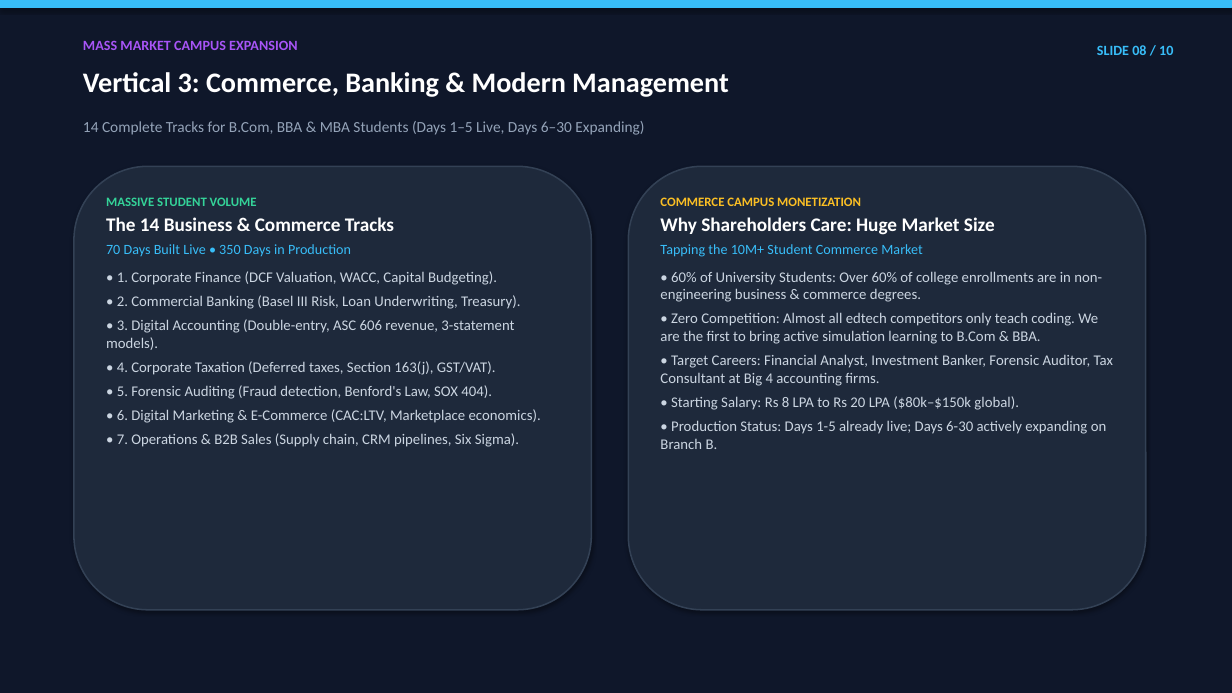
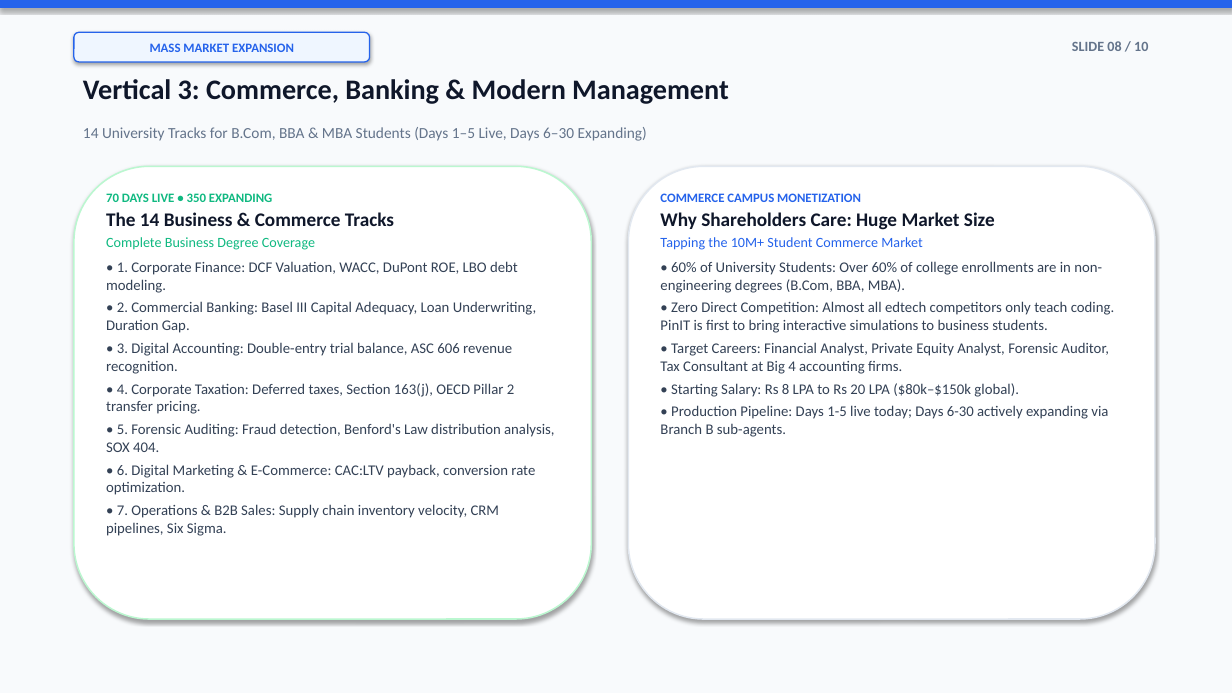
Before and after one commit to Vinay-N-Kashyap/Present-Career-os, a slide deck: slide 8 of docs/PINIT_CURRICULUM_AND_PRODUCT_10_SLIDE_PITCH_DECK.pptx. Drawn at 1232x693 pixels with LibreOffice and Linux fonts; fonts in the diff are those of the drawing. Boxes give left, top, right and bottom in pixels: in the first picture for what was removed or moved away, otherwise in the second. Text is boxed around its words. In the diff, an @@ line names an element or a change of style, - is before the commit and + after.

Commit message:
feat(presentation): redesign pitch deck with executive light theme, big KPI stats, and clean visual cards (TASK-688)

```diff
--- a/docs/PINIT_CURRICULUM_AND_PRODUCT_10_SLIDE_PITCH_DECK.pptx
+++ b/docs/PINIT_CURRICULUM_AND_PRODUCT_10_SLIDE_PITCH_DECK.pptx
@@ rectangle at (0,0,1232,693): fill #0F172A to #F8FAFC; outline #0F172A 0.75 pt to #F8FAFC 0.75 pt @@
@@ rectangle at (0,0,1232,7): fill #38BDF8 to #2563EB; outline #38BDF8 0.75 pt to #2563EB 0.75 pt @@
@@ rounded rectangle "MASS MARKET EXPANSION": place and size @@
-rounded rectangle "MASS MARKET EXPANSION" at (83,40,297,50)
+rounded rectangle "MASS MARKET EXPANSION" at (74,32,370,62)
@@ rounded rectangle "MASS MARKET EXPANSION" at (74,32,370,62): vertical alignment top to middle; fill none to #EFF6FF; outline none to #2563EB 1 pt; shadow on @@
@@ text in rounded rectangle at (150,43,294,52): text changed; size 11 to 10 pt; text colour #A855F7 to #2563EB @@
-MASS MARKET CAMPUS EXPANSION
+MASS MARKET EXPANSION
@@ text "SLIDE 08 / 10": place and size @@
-text "SLIDE 08 / 10" at (1097,45,1173,55)
+text "SLIDE 08 / 10" at (1072,41,1148,51)
@@ text "SLIDE 08 / 10" at (1072,41,1148,51): text colour #38BDF8 to #64748B @@
@@ text "Vertical 3: Commerce, Banking & ...": place and size @@
-text "Vertical 3: Commerce, Banking & ..." at (83,72,729,97)
+text "Vertical 3: Commerce, Banking & ..." at (83,79,729,104)
@@ text "Vertical 3: Commerce, Banking & ..." at (83,79,729,104): text colour #FFFFFF to #0F172A @@
@@ text at (83,127,647,141): text changed; text colour #94A3B8 to #64748B @@
-14 Complete Tracks for B.Com, BBA & MBA Students (Days 1–5 Live, Days 6–30 Expanding)
+14 University Tracks for B.Com, BBA & MBA Students (Days 1–5 Live, Days 6–30 Expanding)
@@ rounded rectangle: place and size @@
-rounded rectangle at (74,166,592,610)
+rounded rectangle at (74,166,592,619)
@@ rounded rectangle at (74,166,592,619): fill #1E293B to #FFFFFF; outline #334155 1.2 pt to #BBF7D0 1.2 pt @@
@@ rounded rectangle: place and size @@
-rounded rectangle at (628,166,1146,610)
+rounded rectangle at (628,166,1155,619)
@@ rounded rectangle at (628,166,1155,619): fill #1E293B to #FFFFFF; outline #334155 1.2 pt to #E2E8F0 1.2 pt @@
@@ text at (106,193,272,202): text changed; text colour #34D399 to #10B981 @@
-MASSIVE STUDENT VOLUME
+70 DAYS LIVE • 350 EXPANDING
@@ text at (660,193,1019,397): text colour #FBBF24 to #2563EB in "COMMERCE CAMPUS MONETIZATION"; text colour #FFFFFF to #0F172A in "Why Shareholders Care: Huge Market Size"; text colour #38BDF8 to #2563EB in "Tapping the 10M+ Student Commerce Market"; text colour #CBD5E1 to #334155 in "• Starting Salary: Rs 8 LPA to ..."; less space between paragraphs @@
@@ text at (106,237,554,536): text changed; text colour #CBD5E1 to #334155 @@
-70 Days Built Live • 350 Days in Production
-• 1. Corporate Finance (DCF Valuation, WACC, Capital Budgeting).
-• 2. Commercial Banking (Basel III Risk, Loan Underwriting, Treasury).
-• 3. Digital Accounting (Double-entry, ASC 606 revenue, 3-statement models).
-• 4. Corporate Taxation (Deferred taxes, Section 163(j), GST/VAT).
-• 5. Forensic Auditing (Fraud detection, Benford's Law, SOX 404).
-• 6. Digital Marketing & E-Commerce (CAC:LTV, Marketplace economics).
-• 7. Operations & B2B Sales (Supply chain, CRM pipelines, Six Sigma).
+Complete Business Degree Coverage
+• 1. Corporate Finance: DCF Valuation, WACC, DuPont ROE, LBO debt modeling.
+• 2. Commercial Banking: Basel III Capital Adequacy, Loan Underwriting, Duration Gap.
+• 3. Digital Accounting: Double-entry trial balance, ASC 606 revenue recognition.
+• 4. Corporate Taxation: Deferred taxes, Section 163(j), OECD Pillar 2 transfer pricing.
+• 5. Forensic Auditing: Fraud detection, Benford's Law distribution analysis, SOX 404.
+• 6. Digital Marketing & E-Commerce: CAC:LTV payback, conversion rate optimization.
+• 7. Operations & B2B Sales: Supply chain inventory velocity, CRM pipelines, Six Sigma.
@@ text at (106,212,394,226): text colour #FFFFFF to #0F172A in "The 14 Business & Commerce Tracks"; less space between paragraphs @@
@@ text at (660,261,1114,374): text changed; text colour #CBD5E1 to #334155 @@
-• 60% of University Students: Over 60% of college enrollments are in non-engineering business & commerce degrees.
-• Zero Competition: Almost all edtech competitors only teach coding. We are the first to bring active simulation learning to B.Com & BBA.
-• Target Careers: Financial Analyst, Investment Banker, Forensic Auditor, Tax Consultant at Big 4 accounting firms.
+• 60% of University Students: Over 60% of college enrollments are in non-engineering degrees (B.Com, BBA, MBA).
+• Zero Direct Competition: Almost all edtech competitors only teach coding. PinIT is first to bring interactive simulations to business students.
+• Target Careers: Financial Analyst, Private Equity Analyst, Forensic Auditor, Tax Consultant at Big 4 accounting firms.
@@ text at (660,405,1108,437): text changed; text colour #CBD5E1 to #334155 @@
-• Production Status: Days 1-5 already live; Days 6-30 actively expanding on Branch B.
+• Production Pipeline: Days 1-5 live today; Days 6-30 actively expanding via Branch B sub-agents.
```
Also in this commit, not shown: 9 other slides changed, 1 other file.
